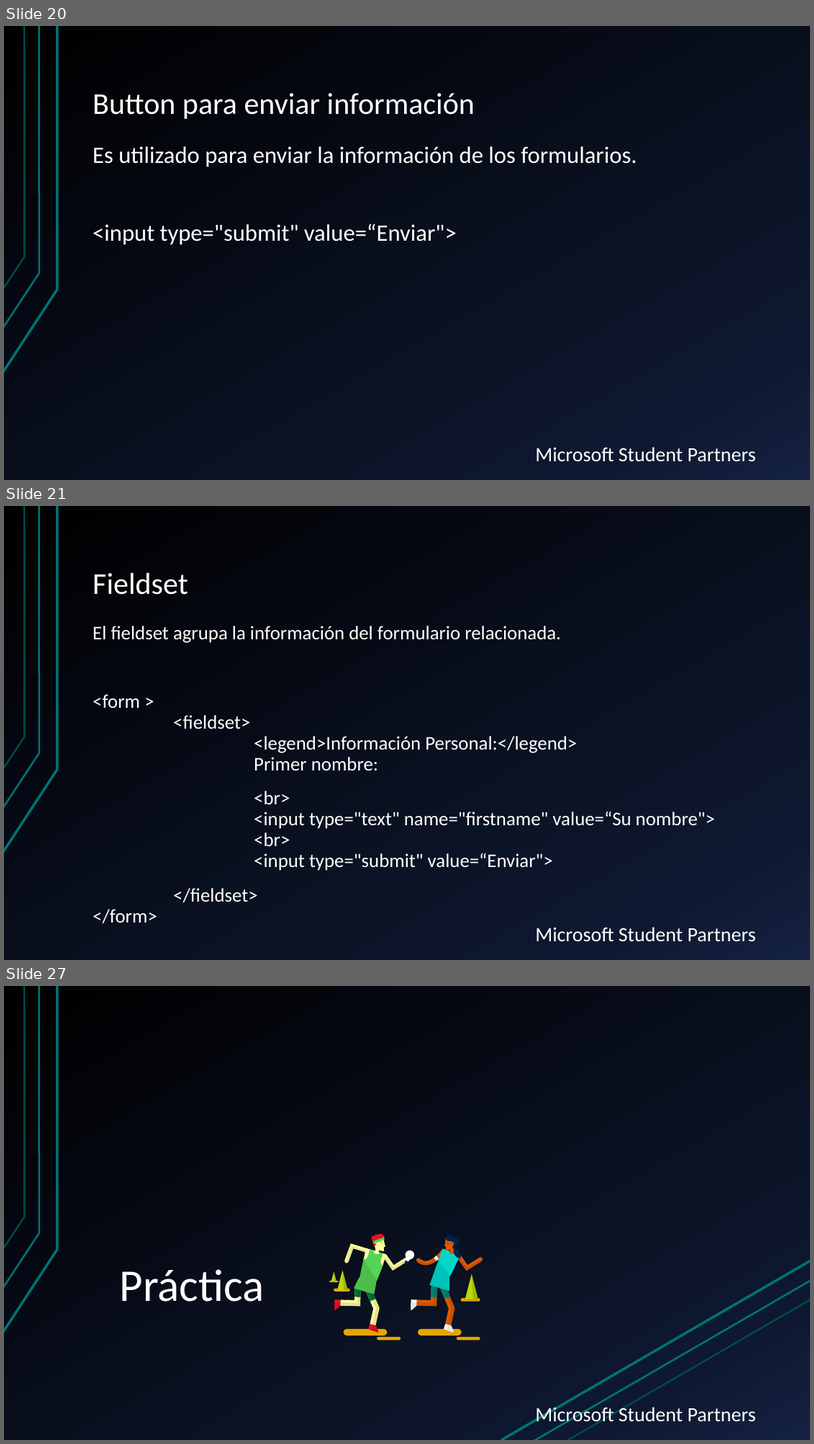
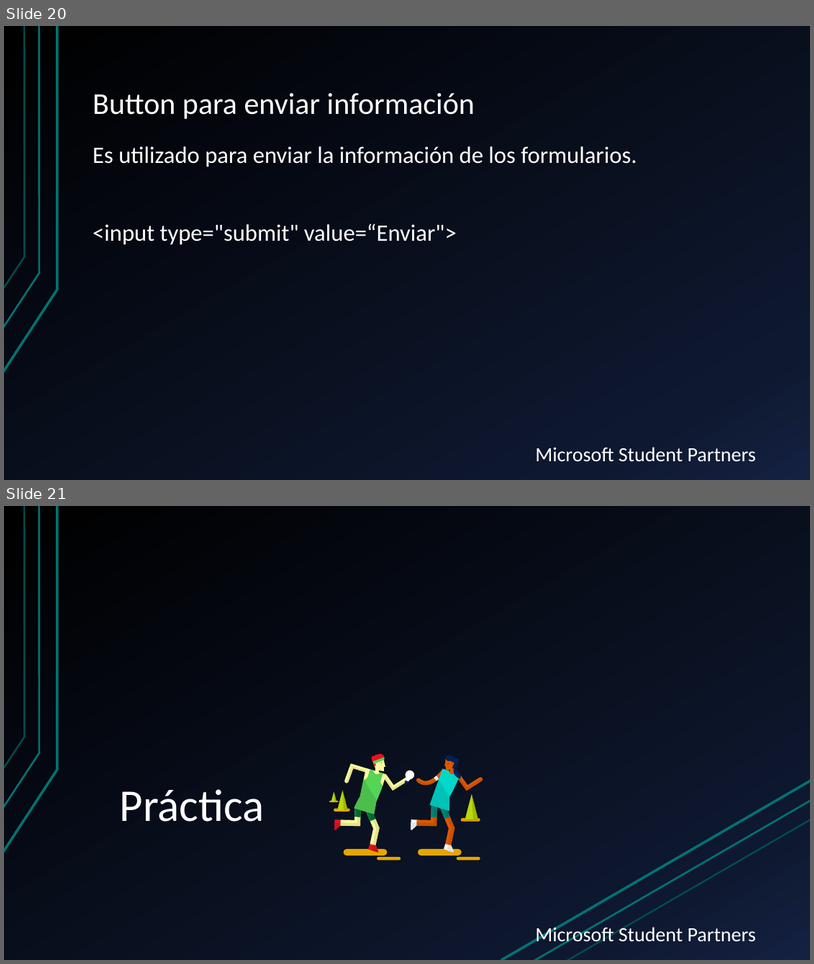
Before and after one commit to ccasbre27/Desarrollo-web-LAP, a slide deck: Semana 3/s03.ppsx. Shown one above the other, each under a label of ours: slides 20, 21 and 27 before the commit, slides 20 and 21 after it; the slides between them are not shown. The pictures are 814x1444 and 814x964 pixels, drawn with LibreOffice and Linux fonts; fonts in the diff are those of the drawing; background and template pictures are left out. Boxes give left, top, right and bottom in pixels: in the first picture for what was removed or moved away, otherwise in the second. Text is boxed around its words. In the diff, an @@ line names an element or a change of style, - is before the commit and + after.

```diff
--- a/Semana 3/s03.ppsx
+++ b/Semana 3/s03.ppsx
@@ slide 21 removed at (4, 506, 810, 960), background gradient #000000 to #0F1931 to #142242; not listed: 4 template elements that a slide beside it also shows @@
@@ title removed at (93, 573, 188, 595) @@
-Fieldset
@@ text removed at (93, 626, 715, 902) @@
-El fieldset agrupa la información del formulario relacionada.
-<form >
-<fieldset>
-<legend>Información Personal:</legend>
-Primer nombre:
-<br>
-<input type="text" name="firstname" value=“Su nombre">
-<br>
-<input type="submit" value=“Enviar">
-</fieldset>
-</form>
@@ what was slide 27 is now slide 21 @@
```
Also in this commit, not shown: 1 slide changed, 1 slide added, 5 other slides removed.
